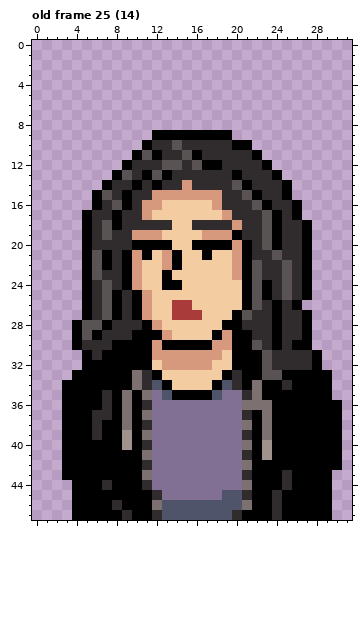
Edited in one commit: pixel-art file (res/ase/customers.aseprite). Above is the file before it was changed.
32x48 pixels, 34 frames. Shown: old frame 25 (14). The commit also changed other frames, which this record leaves out.
The same view after the edit:
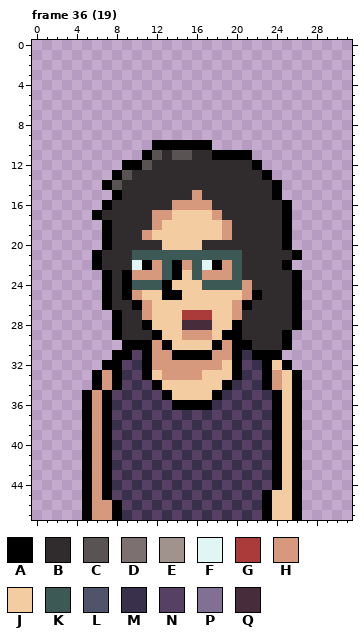
Palette (. is transparent): A #000000  B #302c2e  C #5a5353  D #7d7071  E #a0938e  F #dff6f5  G #a93b3b  H #d7997d  J #f4cca1  K #3c5956  L #4f546b  M #39314b  N #564064  P #827094  Q #472d3c
A new or re-ordered frame is compared with the old frame closest to it.
Edits made:
frames 34 -> 36
Changed rows in their new state; - is an unchanged pixel.
Frame 36 (19) is new; against old frame 25 (14), layer "Base layer":
first column x 3:
 9 ---------........-----------
10 --------.AAAAAA....---------
11 -------.AC-C-B-AAAA.--------
12 -------AC-BB-BBB---A.-------
13 --------BBB------B--A.------
14 -----C-B-B--B----BB--A.-----
15 ---..AB--BBBB-BB--BB-A.-----
16 ---.ABB-BBBHHHHB---BB-A.----
17 --.A-B--BHH----HB---BBA.----
18 --..AB---HJ--JJJHB--BBA..---
19 --..A--B-J----JJ-B--BBA..---
20 --..A--BBBJ--JBBBBB-BBA..---
21 --.AB-BKKKKKKKKKKKB--B-A.---
22 --.AB-BFAHK-HKFAHKBB--A..---
23 --..A---HHKA-KHHHKBB--BA.---
24 --..A--KKK-J--KKKKHBB-BA.---
25 --..ABAHJ-AA------HAB-BA.---
26 --..AB-----JJ----H-B-B------
27 --...--B---J--G--HB--B-A.---
28 -....A---J--QQQ-J----B-A.---
29 -....A-BB-J-HHHJA-B--BA..---
30 -.....-----JJJJA---B-BA..---
31 --...--N---AAAA-H-M-AA....--
32 --..--NM-H-----H--NMAJA...--
33 -..-H-MNAJHHHH--JAMNAHJ-...-
34 ...-H-NMNAJ----JAMNM-HJ-...-
35 ..-HANMNMNAJJJJAMNMNM-J-...-
36 ..-HAMNMNMNAAAAMNMNMN-J-....
37 ..-HANMNMNMNMNMNMNMNM-J-....
38 ..-H-MNMNMNMNMNMNMNMN-J-....
39 ..-H-NMNMNMNMNMNMNMNM-J-....
40 ..-H-MNMNMNMNMNMNMNMN-J-....
41 ..-H-NMNMNMNMNMNMNMNM-J-....
42 ..-H-MNMNMNMNMNMNMNMN-J-....
43 ..-H-NMNMNMNMNMNMNMNM-J-...-
44 -.-HAMNMNMNMNMNMNMNMN-J-...-
45 -.-H-NMNMNMNMNMNMNMN-JJ-...-
46 -.-HHANMNMNMNMNMNMNM-JJ-...-
47 -.-HH-MNMNMNMNMNMNMN-JJ-...-
Changed places in both pictures, as pixel boxes (x1, y1, x2, y2):
changed: (62, 130, 342, 520)
